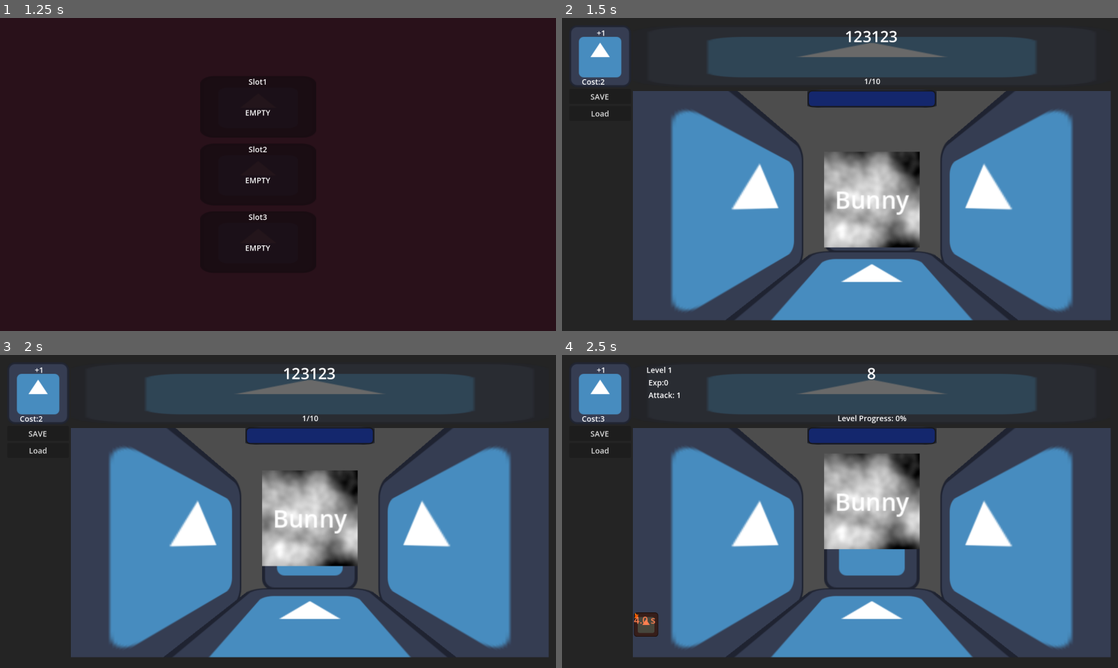
Above: before the commit, frames 1-4 (two rows, left to right).
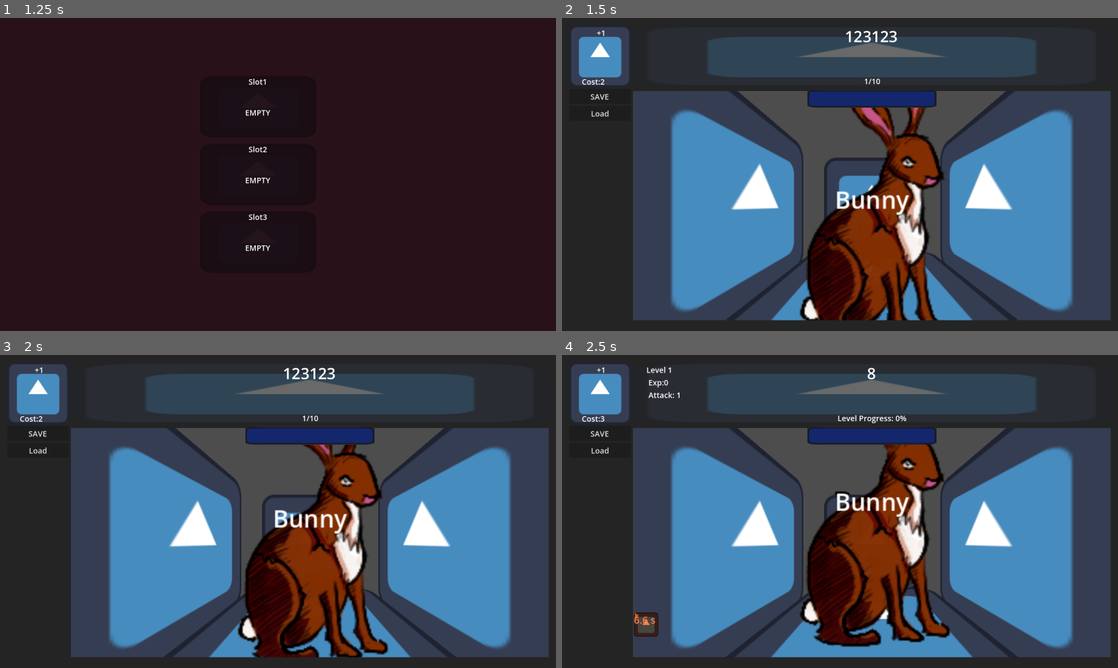
Above: after the commit, the same moments.

Repository: FabianBurde/IdleMon
Game: Godot game, scene res://Scenes/start_menu.tscn
The game is run twice, just before and just after one commit, with the same random seed, the same clock (stepped at 60 frames per second) and the same inputs. The engine's default icon, where the game draws it, is replaced by a stand-in: a white triangle on a blue panel in a dark square.
Inputs (mouse positions are in pixels of both pictures, inside the frame that each line leads up to):
- Up to frame 1 (1.25 s): click "Start" at 0.5 s
- Up to frame 2 (1.5 s): click (823, 105) at 1.25 s
- Up to frame 3 (2 s): no input
- Up to frame 4 (2.5 s): click "+1" at 2 s

Frame 1 is identical in both runs. In frame 2, 12% of the frame differs, in the area x 42-69%, y 28-97%; in frame 3, 12%, in the area x 42-70%, y 28-97%; in frame 4, 12%.

Commit message:
fixed unit saving/loading. Saving UnitResource as Dictonary for now. VER 0.1 Stable

Diff:
--- a/Data/enemies/monster_01.tres
+++ b/Data/enemies/monster_01.tres
@@ -1,20 +1,14 @@
 [gd_resource type="Resource" script_class="MonsterRes" format=3 uid="uid://cghnysrumryqh"]
 
+[ext_resource type="Texture2D" uid="uid://dllvp6y1s1aq3" path="res://Assets/Textures/Enemies/Bunny_01.png" id="1_jgepf"]
 [ext_resource type="Script" uid="uid://de3ufjp505n66" path="res://Data/monster.gd" id="1_w5bmn"]
-
-[sub_resource type="FastNoiseLite" id="FastNoiseLite_w5bmn"]
-
-[sub_resource type="NoiseTexture2D" id="NoiseTexture2D_s6brb"]
-width = 64
-height = 64
-noise = SubResource("FastNoiseLite_w5bmn")
 
 [resource]
 script = ExtResource("1_w5bmn")
 health = 15.0
 attack = 5.0
 attack_rate = 1.0
-enemy_tex = SubResource("NoiseTexture2D_s6brb")
+enemy_tex = ExtResource("1_jgepf")
 enemy_name = "Bunny"
 gold_reward = 1
 exp_reward = 1
--- a/Data/levelData.json
+++ b/Data/levelData.json
@@ -1,25 +1,92 @@
 { "levels": [
-    {
-        "level_id": 1,
-        "level_name": "Forest Zone",
-        "difficulty": "Easy",
-        "enemy_resource": "res://Data/enemies/monster_01.tres",
-        "enemy_amount": 15,
-        "boss_resource": "res://Data/enemies/boss_01.tres",
-        "background_music": "res://Audio/forest_theme.ogg"
-    },
-    {
-        "level_id": 2,
-        "level_name": "Cave of Shadows",
-        "difficulty": "Medium",
-        "enemy_amount": 10,
-        "background_music": "res://Audio/cave_theme.ogg"
-    },
-    {
-        "level_id": 3,
-        "level_name": "Desert of Despair",
-        "difficulty": "Hard",
-        "enemy_amount": 15,
-        "background_music": "res://Audio/desert_theme.ogg"
-    }
+	{
+		"level_id": 1,
+		"level_name": "Forest Zone",
+		"difficulty": "Easy",
+		"enemy_resource": "res://Data/enemies/monster_01.tres",
+		"enemy_amount": 15,
+		"boss_resource": "res://Data/enemies/boss_01.tres",
+		"background_music": "res://Audio/forest_theme.ogg"
+	},
+	{
+		"level_id": 2,
+		"level_name": "Cave of Shadows",
+		"difficulty": "Medium",
+		"enemy_resource": "res://Data/enemies/monster_01.tres",
+		"enemy_amount": 25,
+		"boss_resource": "res://Data/enemies/boss_01.tres",
+		"background_music": "res://Audio/cave_theme.ogg"
+	},
+	{
+		"level_id": 3,
+		"level_name": "Desert of Despair",
+		"difficulty": "Hard",
+		"enemy_resource": "res://Data/enemies/monster_01.tres",
+		"enemy_amount": 35,
+		"boss_resource": "res://Data/enemies/boss_01.tres",
+		"background_music": "res://Audio/desert_theme.ogg"
+	},
+	{
+		"level_id": 4,
+		"level_name": "Icebound Tundra",
+		"difficulty": "Extreme",
+		"enemy_resource": "res://Data/enemies/monster_01.tres",
+		"enemy_amount": 40,
+		"boss_resource": "res://Data/enemies/boss_01.tres",
+		"background_music": "res://Audio/ice_theme.ogg"
+	},
+	{
+		"level_id": 5,
+		"level_name": "Volcanic Abyss",
+		"difficulty": "Nightmare",
+		"enemy_resource": "res://Data/enemies/monster_01.tres",
+		"enemy_amount": 50,
+		"boss_resource": "res://Data/enemies/boss_01.tres",
+		"background_music": "res://Audio/volcano_theme.ogg"
+	},
+	{
+		"level_id": 6,
+		"level_name": "Sky Fortress",
+		"difficulty": "Insane",
+		"enemy_resource": "res://Data/enemies/monster_01.tres",
+		"enemy_amount": 60,
+		"boss_resource": "res://Data/enemies/boss_01.tres",
+		"background_music": "res://Audio/sky_theme.ogg"
+	},
+	{
+		"level_id": 7,
+		"level_name": "Shadow Realm",
+		"difficulty": "Hellish",
+		"enemy_resource": "res://Data/enemies/monster_01.tres",
+		"enemy_amount": 75,
+		"boss_resource": "res://Data/enemies/boss_01.tres",
+		"background_music": "res://Audio/shadow_theme.ogg"
+	},
+	{
+		"level_id": 8,
+		"level_name": "Eternal Citadel",
+		"difficulty": "Apocalyptic",
+		"enemy_resource": "res://Data/enemies/monster_01.tres",
+		"enemy_amount": 100,
+		"boss_resource": "res://Data/enemies/boss_01.tres",
+		"background_music": "res://Audio/citadel_theme.ogg"
+	},
+	{
+		"level_id": 9,
+		"level_name": "Final Bastion",
+		"difficulty": "Legendary",
+		"enemy_resource": "res://Data/enemies/monster_01.tres",
+		"enemy_amount": 150,
+		"boss_resource": "res://Data/enemies/boss_01.tres",
+		"background_music": "res://Audio/final_theme.ogg"
+	},
+	{
+		"level_id": 10,
+		"level_name": "Infinite Abyss",
+		"difficulty": "Mythical",
+		"enemy_resource": "res://Data/enemies/monster_01.tres",
+		"enemy_amount": 200,
+		"boss_resource": "res://Data/enemies/boss_01.tres",
+		"background_music": "res://Audio/infinite_theme.ogg"
+	}
 ]}
--- a/Data/unit.gd
+++ b/Data/unit.gd
@@ -10,17 +10,19 @@
 var magic_def:float
 var speed:float
 var attack_rate:float
+var star_value:int
 
 @export var base_stat_points:int
 
-func _init():
-	randomize()
-	unit_name = "New Unit"
-	health = 100.0
-	_set_random_stats(10, 50)
+#func _init():
+	#randomize()
+	#unit_name = "New Unit"
+	#health = 100.0
+	#_set_random_stats(10, 50)
 
 
 func _set_random_stats(min_stat:int, max_stat:int) -> void:
+	randomize()
 	phys_dmg = randi_range(min_stat, max_stat)
 	magic_dmg = randi_range(min_stat, max_stat)
 	phys_def = randi_range(min_stat, max_stat)
@@ -29,11 +31,13 @@
 	print("Generated Unit Stats: ")
 	print( phys_dmg, " ", magic_dmg, " ", phys_def, " ", magic_def, " ", speed)
 
+func _set_unit_texture(tex:Texture2D) -> void:
+	unit_tex = tex
 
 # Called when the node enters the scene tree for the first time.
 func _ready() -> void:
 	base_stat_points = 100
-	_set_random_stats(10, base_stat_points)
+	#_set_random_stats(10, base_stat_points)
 
 
 
